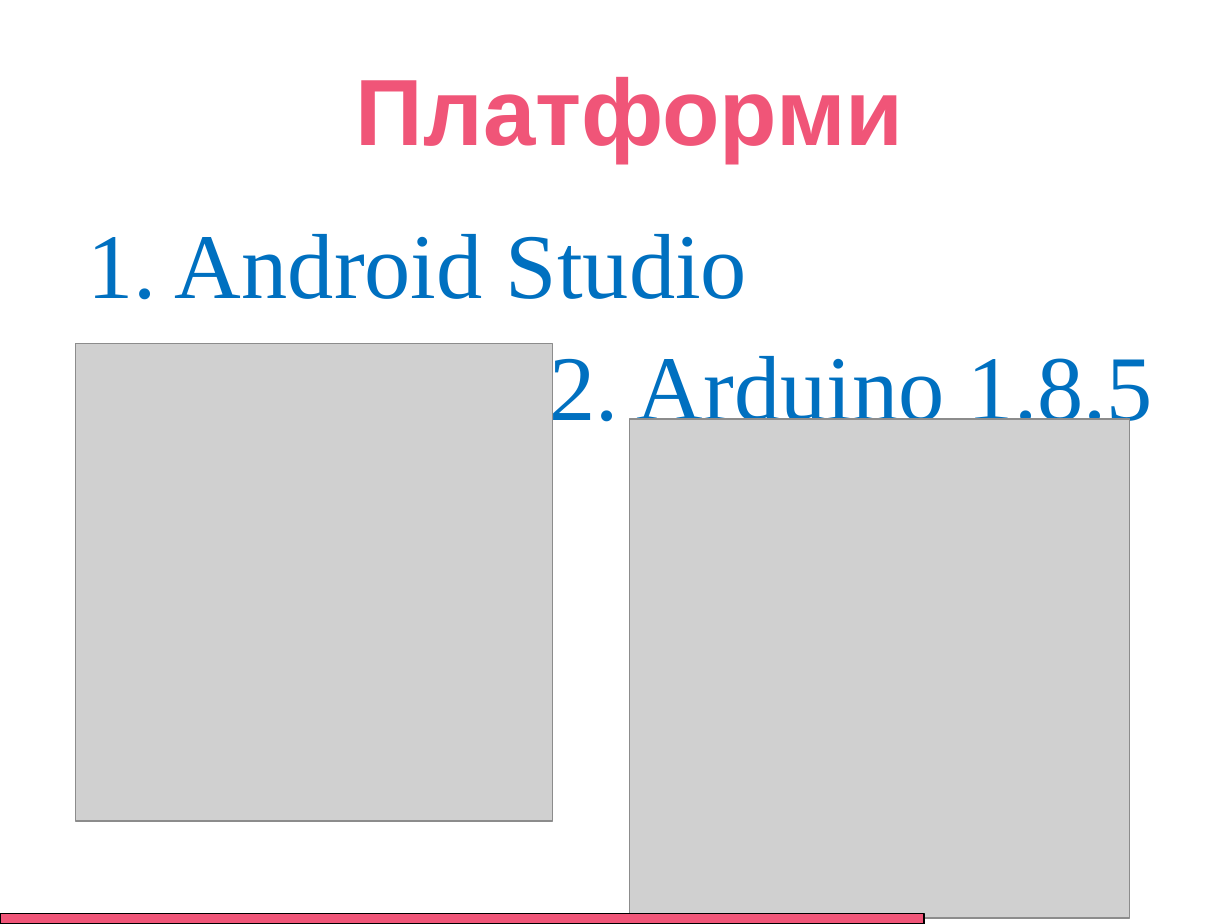
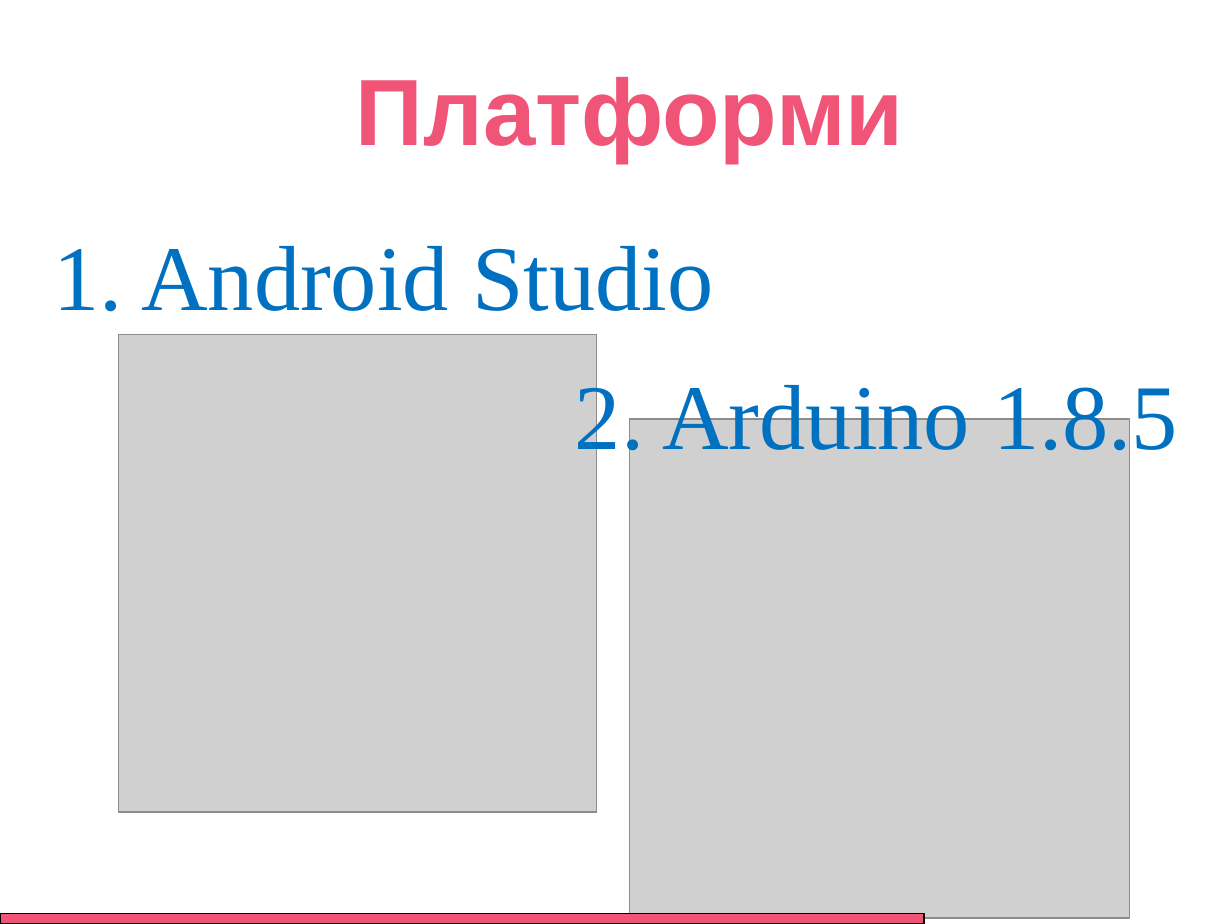
Before and after one commit to malkyatmuk1/IsDoorLocked, a slide deck: slide 9 of Branding and UI/Presentation.pptm. Drawn at 1232x924 pixels with LibreOffice and Linux fonts; fonts in the diff are those of the drawing; grey boxes stand for pictures. Boxes give left, top, right and bottom in pixels: in the first picture for what was removed or moved away, otherwise in the second. Text is boxed around its words. In the diff, an @@ line names an element or a change of style, - is before the commit and + after.

Commit message:
present

```diff
--- a/Branding and UI/Presentation.pptm
+++ b/Branding and UI/Presentation.pptm
@@ text at bbox=[88, 234, 747, 300]: paragraph removed @@
-1. Android Studio
@@ text added at bbox=[54, 246, 713, 312], 54 pt, text #0070C0 @@
+1. Android Studio
@@ picture: place and size @@
-picture at bbox=[75, 344, 553, 822]
+picture at bbox=[118, 335, 596, 813]
@@ text "2. Arduino 1.8.5": place and size @@
-text "2. Arduino 1.8.5" at bbox=[88, 234, 1153, 437]
+text "2. Arduino 1.8.5" at bbox=[575, 377, 1178, 466]
@@ text "2. Arduino 1.8.5" at bbox=[575, 377, 1178, 466]: indent changed; less space between paragraphs @@
```
